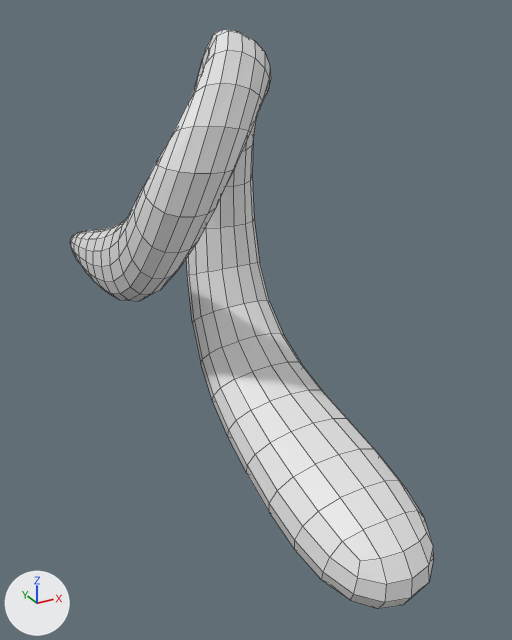
The Blender file blender/parts_tail_e7_pig.blend, before and after one commit.
Before and after are seen from a 50 mm lens placed at (-58.5, -91.5, 66.5), pointed at (-2.5, 10.4, 15.6). Arrows for +X, +Y and +Z are at lower left; the lights stay in place. Mesh edges are drawn as thin lines.

In view in the first picture: '立方体.001'.
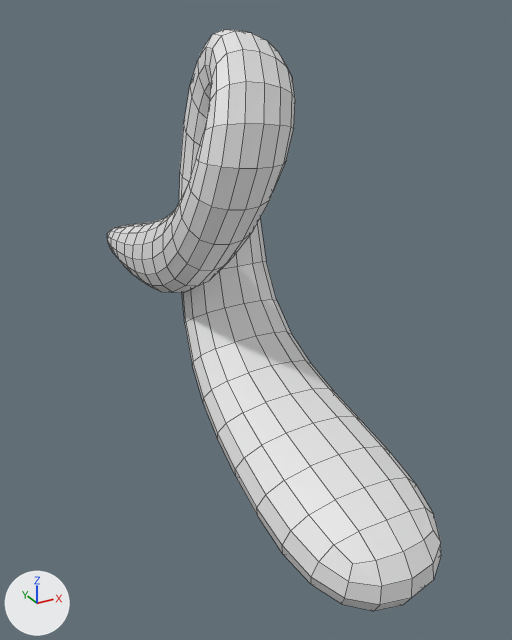
Where the change shows, as pixel boxes (x1, y1, x2, y2) in the pictures (512 x 640 px; the box of a moved part takes in the faces that stretch with it):
'立方体.001', reshaped, rescaled (8% narrower)
    before: (70, 29, 434, 609)
    after: (107, 29, 441, 611)
part 1 of me_立方体_004, moved or reshaped
    before: (70, 31, 271, 301)
    after: (107, 31, 295, 293)

What the commit changed:
me_立方体_004 has 36 vertices, 34 faces and spans x -4.16..2.16, y -0.85..0.27, z -2.15..11.36.
me_立方体_004 is used by ob_立方体_001; location (0.0, 43.6, 0.0); rotation (0.114, 0.0, 0.0), in degrees (6.5, 0, 0); scale (5.86, 94.6, 6.73).
me_立方体_004 part 1: all 16 vertices in x -4.16..-1.59, y -0.45..0.27, z 2.0..7.46 are moved by (1.83, 0.0, 0.0).
Object '立方体.001' (ob_立方体_001) is rescaled from (5.86, 94.6, 6.73) to (7.11, 94.6, 6.73).
